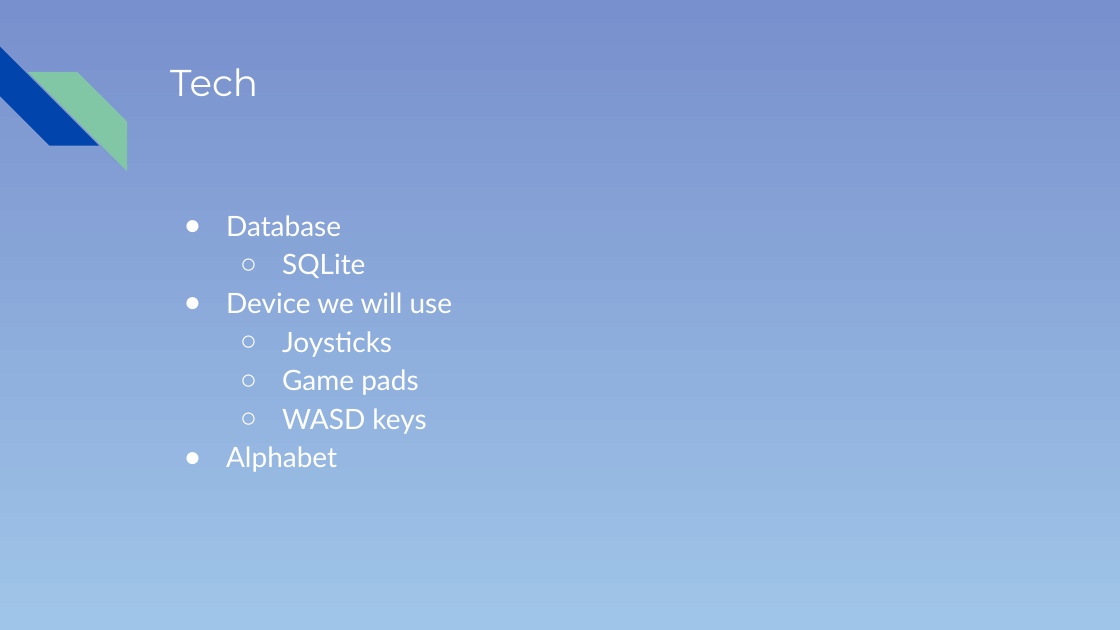
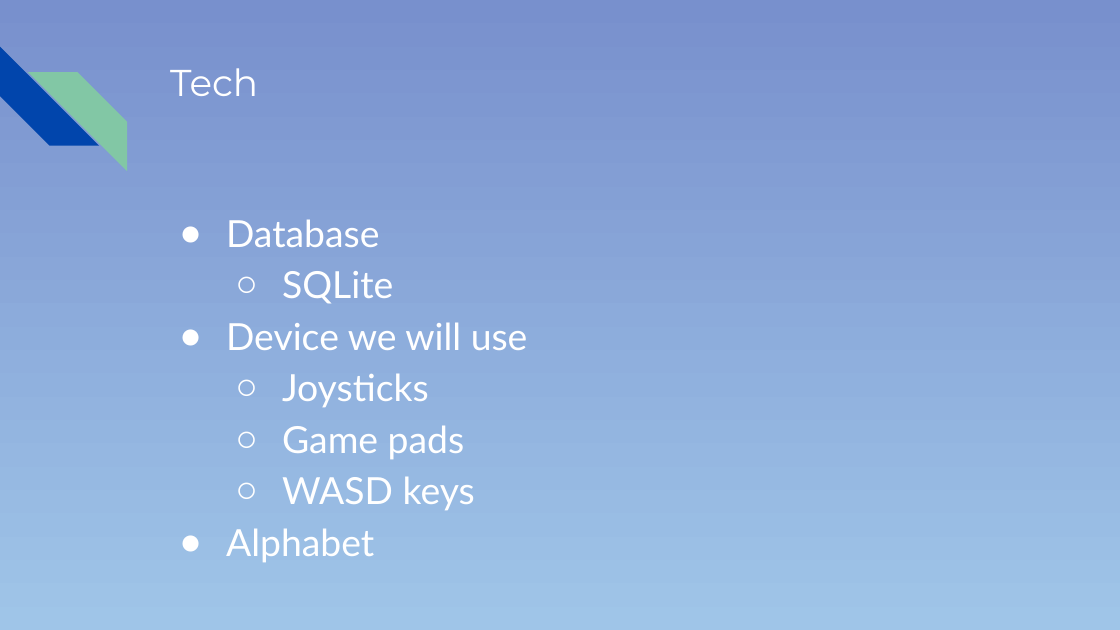
Before and after one commit to colemank0259/CSC-289_Group3, a slide deck: slide 4 of Pitch_PowerPoint.pptx (slide 3 before the commit). Drawn at 1120x630 pixels with LibreOffice and Linux fonts; fonts in the diff are those of the drawing. Boxes give left, top, right and bottom in pixels: in the first picture for what was removed or moved away, otherwise in the second. Text is boxed around its words. In the diff, an @@ line names an element or a change of style, - is before the commit and + after.

```diff
--- a/Pitch_PowerPoint.pptx
+++ b/Pitch_PowerPoint.pptx
@@ text "Database" at bbox=[226, 219, 528, 563]: size 18 to 24 pt; indent changed @@
```
Also in this commit, not shown: 4 other slides changed, 1 slide removed.
